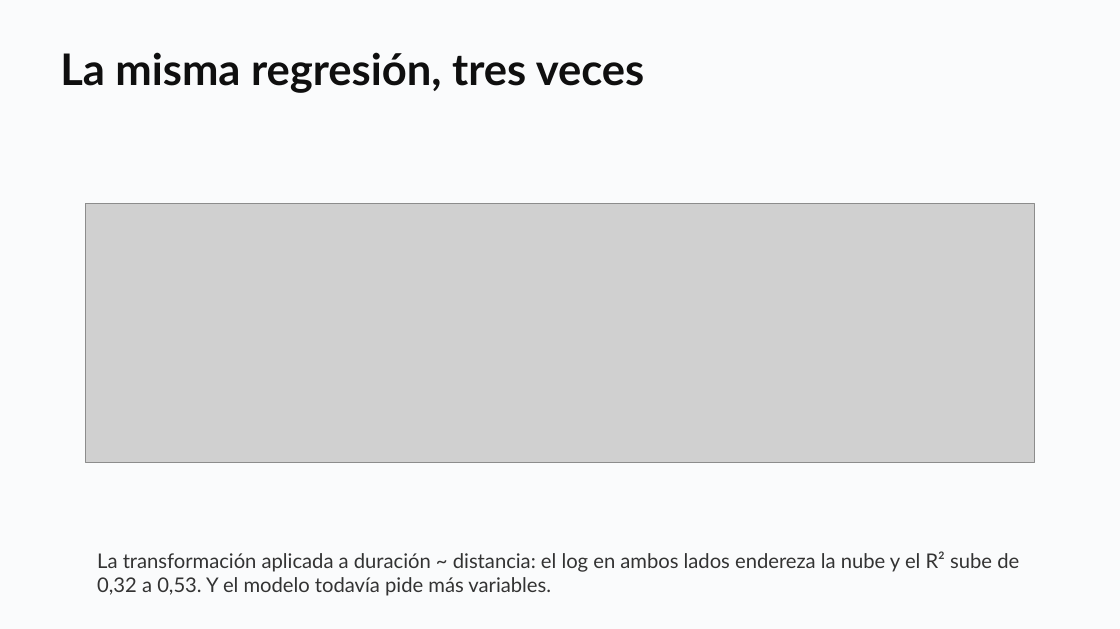
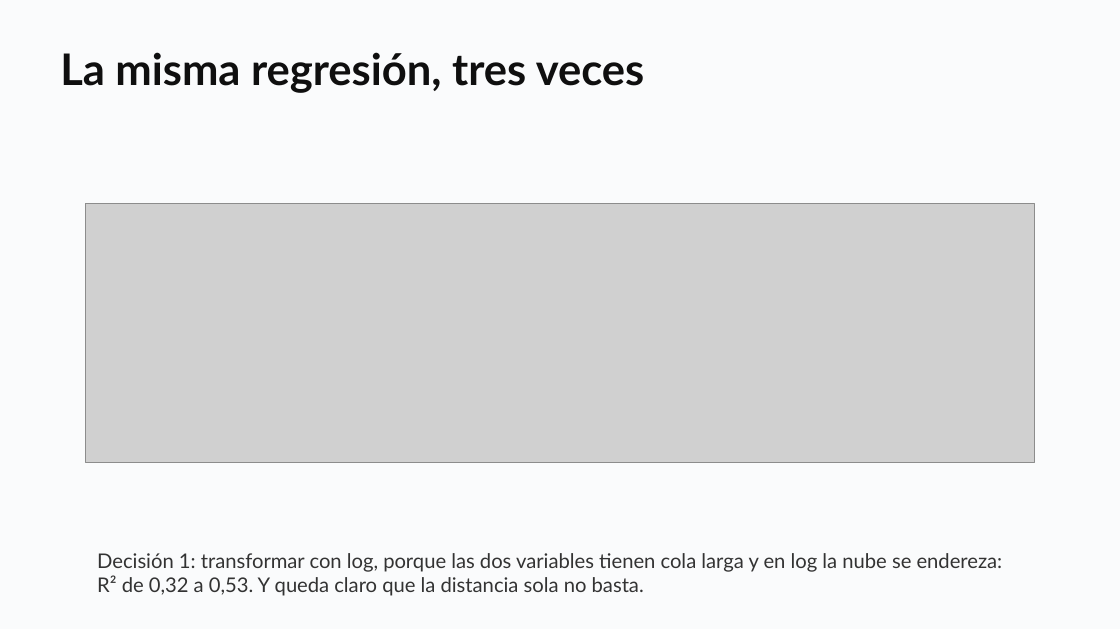
Before and after one commit to daniopitz/diplomado-cdd, a slide deck: slide 16 of presentaciones/clase04_regresion_multiple.pptx (slide 15 before the commit). Drawn at 1120x629 pixels with LibreOffice and Linux fonts; fonts in the diff are those of the drawing; grey boxes stand for pictures. Boxes give left, top, right and bottom in pixels: in the first picture for what was removed or moved away, otherwise in the second. Text is boxed around its words. In the diff, an @@ line names an element or a change of style, - is before the commit and + after.

```diff
--- a/presentaciones/clase04_regresion_multiple.pptx
+++ b/presentaciones/clase04_regresion_multiple.pptx
@@ text at [97,553,1003,596]: text changed @@
-La transformación aplicada a duración ~ distancia: el log en ambos lados endereza la nube y el R² sube de 0,32 a 0,53. Y el modelo todavía pide más variables.
+Decisión 1: transformar con log, porque las dos variables tienen cola larga y en log la nube se endereza: R² de 0,32 a 0,53. Y queda claro que la distancia sola no basta.
```
Also in this commit, not shown: 2 other slides changed, 5 slides added, 3 other files.
